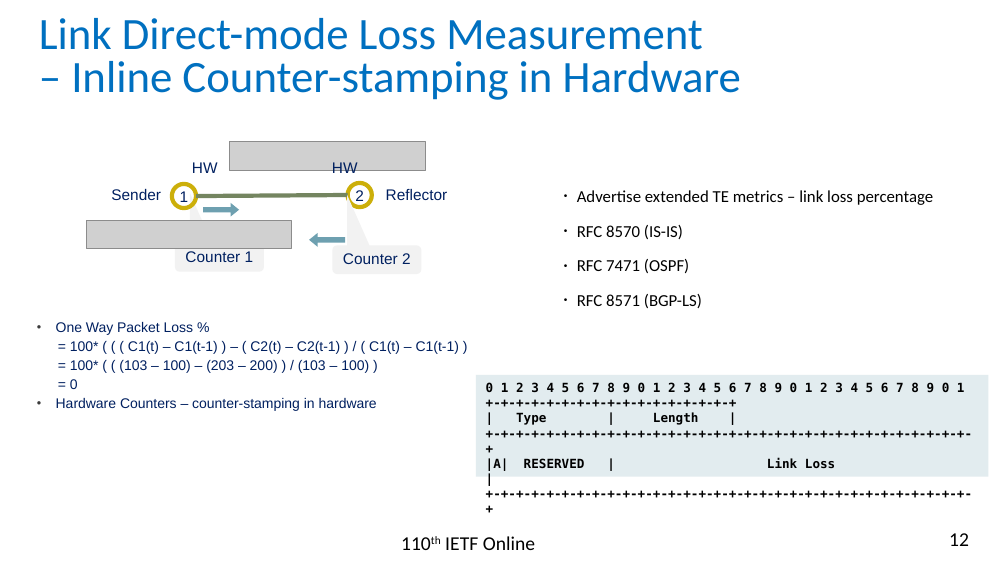
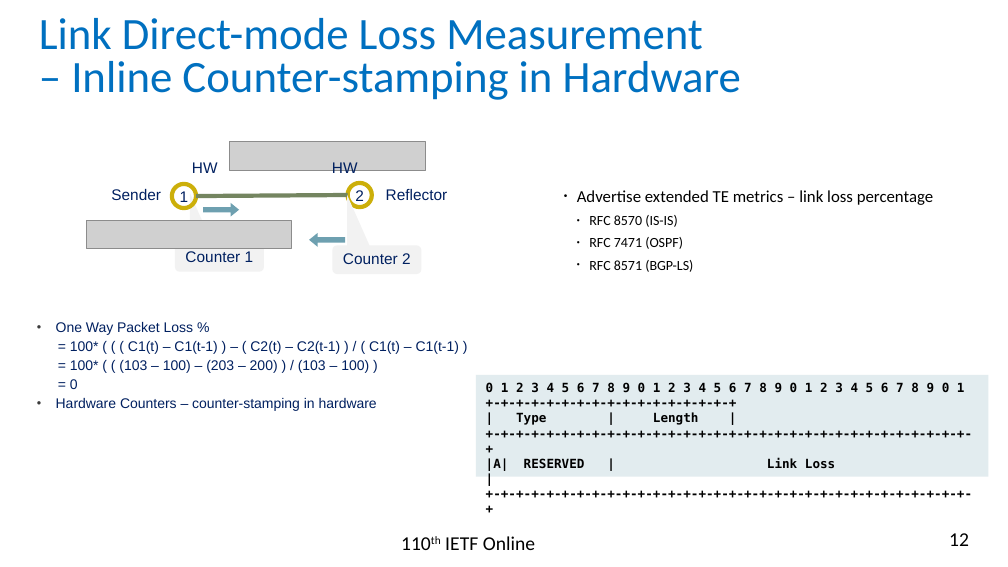
Before and after one commit to rakgandhi/ietf-slides, a slide deck: slide 12 of draft-gandhi-ippm-stamp-srpm-01.pptx. Drawn at 1008x567 pixels with LibreOffice and Linux fonts; fonts in the diff are those of the drawing; grey boxes stand for pictures. Boxes give left, top, right and bottom in pixels: in the first picture for what was removed or moved away, otherwise in the second. Text is boxed around its words. In the diff, an @@ line names an element or a change of style, - is before the commit and + after.

```diff
--- a/draft-gandhi-ippm-stamp-srpm-01.pptx
+++ b/draft-gandhi-ippm-stamp-srpm-01.pptx
@@ text at bbox=[589, 215, 693, 272]: size 12 to 10 pt in "RFC 8570 (IS-IS)", "RFC 7471 (OSPF)", "RFC 8571 (BGP-LS)"; list level 1 to 2 in "RFC 8570 (IS-IS)"; list level 1 to 2 in "RFC 7471 (OSPF)"; list level 1 to 2 in "RFC 8571 (BGP-LS)" @@
```
Also in this commit, not shown: 5 other slides changed, 1 other file.
